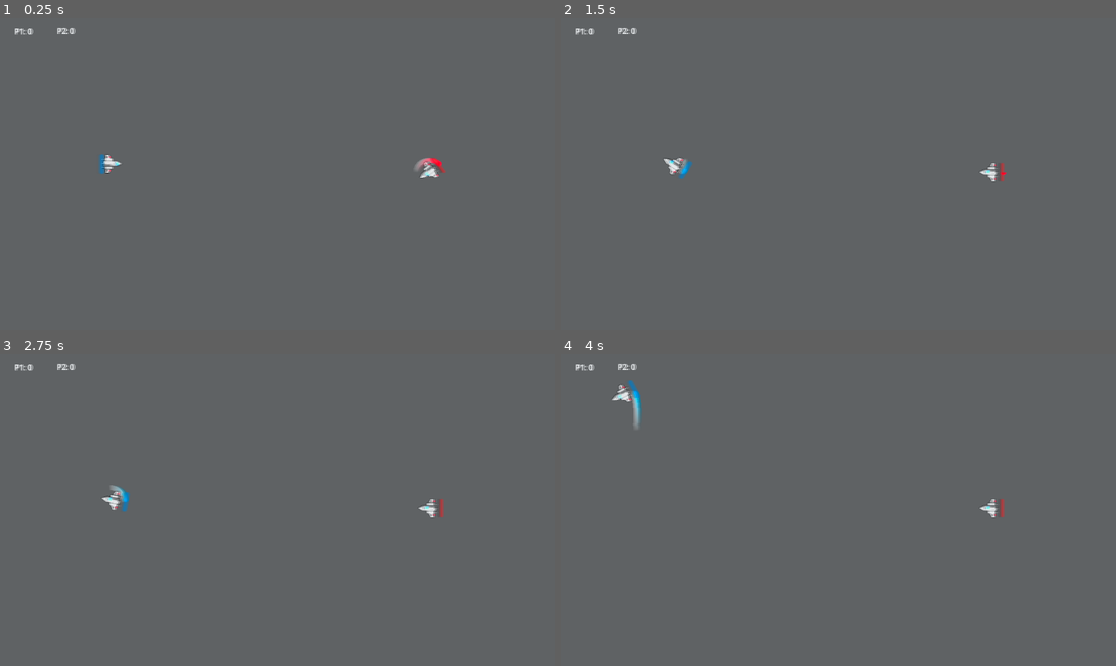
Above: before the commit, frames 1-4 (two rows, left to right).
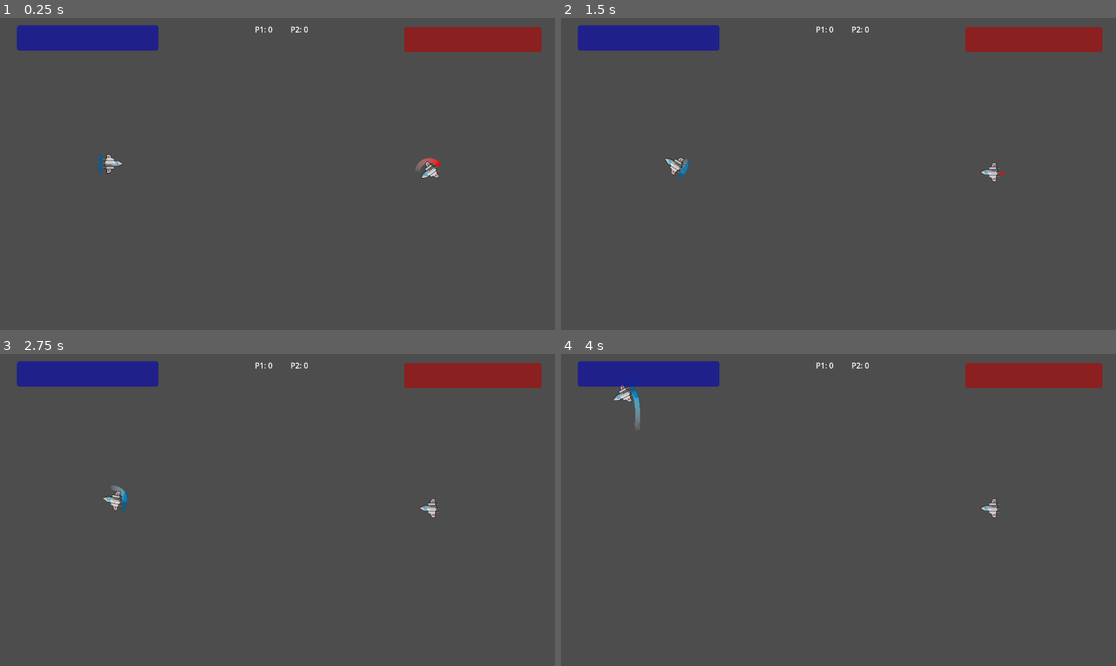
Above: after the commit, the same moments.

Repository: GreatSandwiches/Orbital-Obliteration
Game: Godot game, scene res://Scenes/level.tscn
Two runs of this game, one before a commit and one after it. Both use one fixed random seed, a clock stepped at 60 frames per second and the inputs below.
Inputs:
- Up to frame 1 (0.25 s): no input
- Up to frame 2 (1.5 s): hold Right (ui_right) 0.53-1.28 s; hold Left (ui_left) from 1.28 s (still down)
- Up to frame 3 (2.75 s): release Left (ui_left) at 2.03 s; hold Right (ui_right) from 2.03 s (still down)
- Up to frame 4 (4 s): release Right (ui_right) at 2.78 s; hold Up (ui_up) 2.78-3.53 s; hold Left (ui_left) from 3.53 s (still down)

The runs differ from the first frame. In frame 1, 4.6% of the frame differs, in the area x 2-98%, y 2-52%; in frame 2, 4.5%; in frame 3, 4.6%; in frame 4, 4.6%, in the area x 2-98%, y 2-53%.

Commit message:
Adding new health bar system detached from player

Diff:
--- a/Scenes/level.tscn
+++ b/Scenes/level.tscn
@@ -36,17 +36,17 @@
 limit_bottom = 650
 
 [node name="P2_score" type="Label" parent="."]
-offset_left = 119.0
-offset_top = 16.0
-offset_right = 357.0
-offset_bottom = 77.0
+offset_left = 601.0
+offset_top = 13.0
+offset_right = 839.0
+offset_bottom = 74.0
 text = "P2:"
 
 [node name="P1_score" type="Label" parent="."]
-offset_left = 31.0
-offset_top = 17.0
-offset_right = 207.0
-offset_bottom = 67.0
+offset_left = 527.0
+offset_top = 13.0
+offset_right = 703.0
+offset_bottom = 63.0
 text = "P1:"
 
 [node name="Node2D" parent="." instance=ExtResource("4_52232")]
@@ -64,9 +64,26 @@
 [node name="CanvasLayer" type="CanvasLayer" parent="."]
 
 [node name="ColorRect" type="ColorRect" parent="CanvasLayer"]
+visible = false
 material = SubResource("ShaderMaterial_dhv0k")
 anchors_preset = 15
 anchor_right = 1.0
 anchor_bottom = 1.0
 grow_horizontal = 2
 grow_vertical = 2
+
+[node name="P2_Health" type="ProgressBar" parent="."]
+modulate = Color(1, 0, 0, 1)
+offset_left = 837.0
+offset_top = 20.0
+offset_right = 1122.0
+offset_bottom = 72.0
+show_percentage = false
+
+[node name="P1_Health" type="ProgressBar" parent="."]
+modulate = Color(0, 0, 1, 1)
+offset_left = 33.0
+offset_top = 16.0
+offset_right = 327.0
+offset_bottom = 69.0
+show_percentage = false
--- a/Scenes/player2.tscn
+++ b/Scenes/player2.tscn
@@ -36,16 +36,6 @@
 position = Vector2(0, 1)
 shape = SubResource("RectangleShape2D_wo4as")
 
-[node name="HBar" type="ProgressBar" parent="."]
-modulate = Color(0.847059, 0.0941176, 0, 1)
-offset_left = -20.0
-offset_top = -18.0
-offset_right = 18.0
-offset_bottom = -12.0
-rotation = 1.5708
-show_percentage = false
-metadata/_edit_use_anchors_ = true
-
 [node name="Sprite2D" type="Sprite2D" parent="."]
 position = Vector2(-4.76837e-07, 1)
 rotation = 1.5708
--- a/Scripts/global.gd
+++ b/Scripts/global.gd
@@ -2,11 +2,11 @@
 # p1 variables
 var p1_score = 0
 var p1_location = Vector2(0,0)
-var p1_health = 5
+var p1_health = 100
 #p2 variables
 var p2_score = 0
 var p2_location = Vector2(0,0)
-var p2_health = 5
+var p2_health = 100
 
 # Called when the node enters the scene tree for the first time.
 func _ready():
--- a/Scripts/level.gd
+++ b/Scripts/level.gd
@@ -10,6 +10,8 @@
 
 
 func _process(delta):
+	$P1_Health.value = global.p1_health
+	$P2_Health.value = global.p2_health
 	$P1_score.text = ("P1: " + str(global.p1_score))
 	$P2_score.text = ("P2: " + str(global.p2_score))
 
--- a/Scripts/player2.gd
+++ b/Scripts/player2.gd
@@ -10,12 +10,11 @@
 @export var bullet_p2_scene: PackedScene
 var can_shoot = true
 var shoot_cooldown = 0.5
-var health = 100
 var score = 0
 
 func _ready():
 	print(rotation_degrees)
-	update_health_bar()
+	global.p2_health = 100
 	$Timer.wait_time = shoot_cooldown
 	$Timer.one_shot = true
 	$Timer.connect("timeout", Callable(self, "_on_timer_timeout"))
@@ -26,19 +25,16 @@
 		take_damage(20)
 
 func take_damage(amount):
-	health -= amount
-	update_health_bar()
-	if health <= 0:
+	global.p2_health -= amount
+	if global.p2_health <= 0:
 		die()
 
-func update_health_bar():
-	$HBar.value = health
+
 
 func die():
-	health = 100
+	global.p2_health = 100
 	global.p1_score += 1
 	print(global.p1_score)
-	update_health_bar()
 	get_tree().reload_current_scene()
 
 func _shoot():
